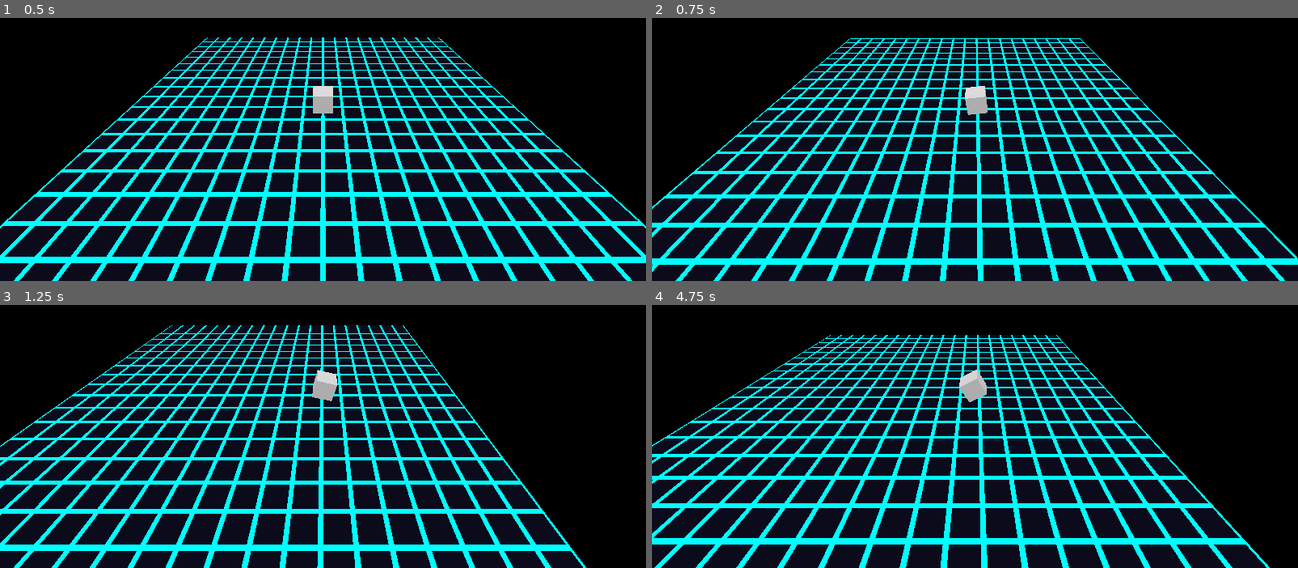
Above: before the commit, frames 1-4 (two rows, left to right).
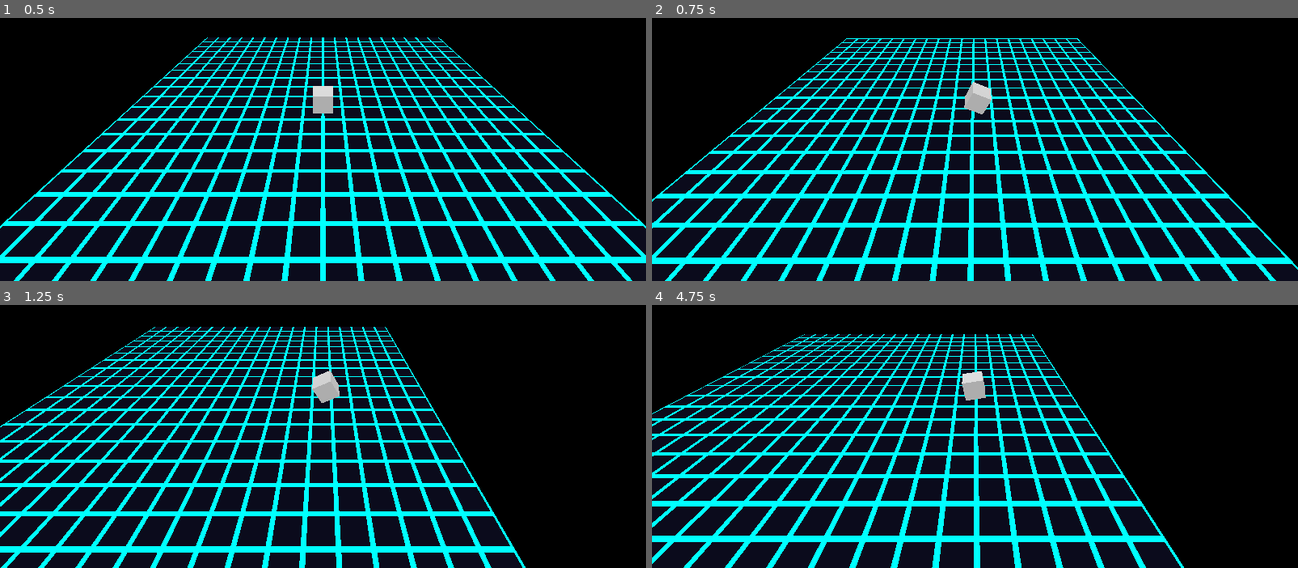
Above: after the commit, the same moments.

Repository: StevenLong/cube
Game: Godot game, scene res://main.tscn
Same seed, same stepped clock (60 frames per second), same inputs: the game is played once before the commit and once after it.
Inputs:
- Up to frame 1 (0.5 s): no input
- Up to frame 2 (0.75 s): tap Enter at 0.5 s; hold Right (move_right) from 0.53 s (still down); hold Shift (sprint, bound only after the commit) from 0.53 s (still down)
- Up to frame 3 (1.25 s): keep holding Right (move_right); keep holding Shift (sprint, bound only after the commit)
- Up to frame 4 (4.75 s): release Right (move_right) at 1.28 s; release Shift (sprint, bound only after the commit) at 1.28 s; hold Down (move_back) 1.28-2.03 s; tap F (camera_tilt_down) at 1.35, 4.35 s; tap Shift (sprint, bound only after the commit) at 1.55, 2.85, 4.55 s; hold Right (move_right) 2.03-2.78 s; hold Shift (sprint, bound only after the commit) 2.03-2.78 s; tap R (camera_tilt_up) at 2.1 s; hold Up (move_forward) 2.78-3.53 s; hold Shift (sprint, bound only after the commit) 3.53-4.28 s; hold Left (move_left) from 3.53 s (still down)

Frame 1 is identical in both runs. In frame 2, 21% of the frame differs, in the area x 0-100%, y 7-100%; in frame 3, 32%; in frame 4, 32%, in the area x 0-96%, y 11-100%.

Commit message:
Sprint: hold R2/Shift for faster, louder movement
Normal tumble slowed to 0.3s. Sprint at 0.12s. Noise level = speed
ratio (TUMBLE_DURATION / current), so sprint is 2.5x louder — ready
for detection system to consume.

Diff:
--- a/player.gd
+++ b/player.gd
@@ -1,6 +1,7 @@
 extends Node3D
 
-const TUMBLE_DURATION := 0.2
+const TUMBLE_DURATION := 0.3
+const SPRINT_DURATION := 0.12
 
 var grid_pos := Vector2i(0, 0)
 var _tumbling := false
@@ -10,6 +11,7 @@
 var _angle := 0.0
 var _start_pos := Vector3.ZERO
 var _start_basis := Basis.IDENTITY
+var _current_duration := TUMBLE_DURATION
 
 @onready var _step_player: AudioStreamPlayer = $StepSound
 
@@ -19,6 +21,7 @@
 
 
 func _begin_tumble(dir: Vector2i) -> void:
+	_current_duration = SPRINT_DURATION if Input.is_action_pressed("sprint") else TUMBLE_DURATION
 	_start_pos = position
 	_start_basis = basis
 	if dir.x == 1:
@@ -49,7 +52,7 @@
 
 func _process(delta: float) -> void:
 	if _tumbling:
-		_t = minf(_t + delta / TUMBLE_DURATION, 1.0)
+		_t = minf(_t + delta / _current_duration, 1.0)
 		var angle := _angle * _t
 		position = _pivot + (_start_pos - _pivot).rotated(_axis, angle)
 		basis = Basis(_axis, angle) * _start_basis
@@ -61,7 +64,7 @@
 				basis.y.snapped(Vector3.ONE),
 				basis.z.snapped(Vector3.ONE)
 			)
-			_play_step(1.0)
+			_play_step(TUMBLE_DURATION / _current_duration)
 		return
 
 	var move := Input.get_vector("move_left", "move_right", "move_forward", "move_back")
--- a/project.godot
+++ b/project.godot
@@ -51,6 +51,12 @@
 }
 
 
+sprint={
+"deadzone": 0.2,
+"events": [Object(InputEventJoypadMotion,"resource_local_to_scene":false,"resource_name":"","device":-1,"axis":5,"axis_value":1.0,"script":null)
+, Object(InputEventKey,"resource_local_to_scene":false,"resource_name":"","device":-1,"window_id":0,"alt_pressed":false,"shift_pressed":false,"ctrl_pressed":false,"meta_pressed":false,"pressed":false,"keycode":0,"physical_keycode":4194325,"key_label":0,"unicode":0,"location":0,"echo":false,"script":null)
+]
+}
 camera_tilt_up={
 "deadzone": 0.15,
 "events": [Object(InputEventJoypadMotion,"resource_local_to_scene":false,"resource_name":"","device":-1,"axis":3,"axis_value":-1.0,"script":null)
